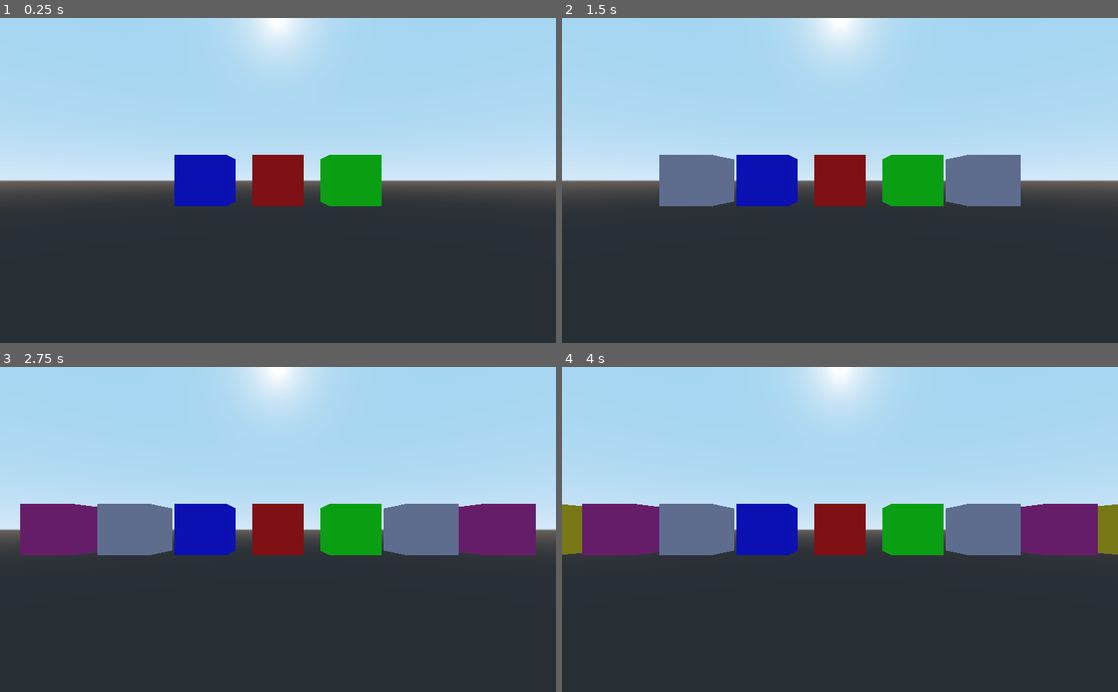
Above: before the commit, frames 1-4 (two rows, left to right).
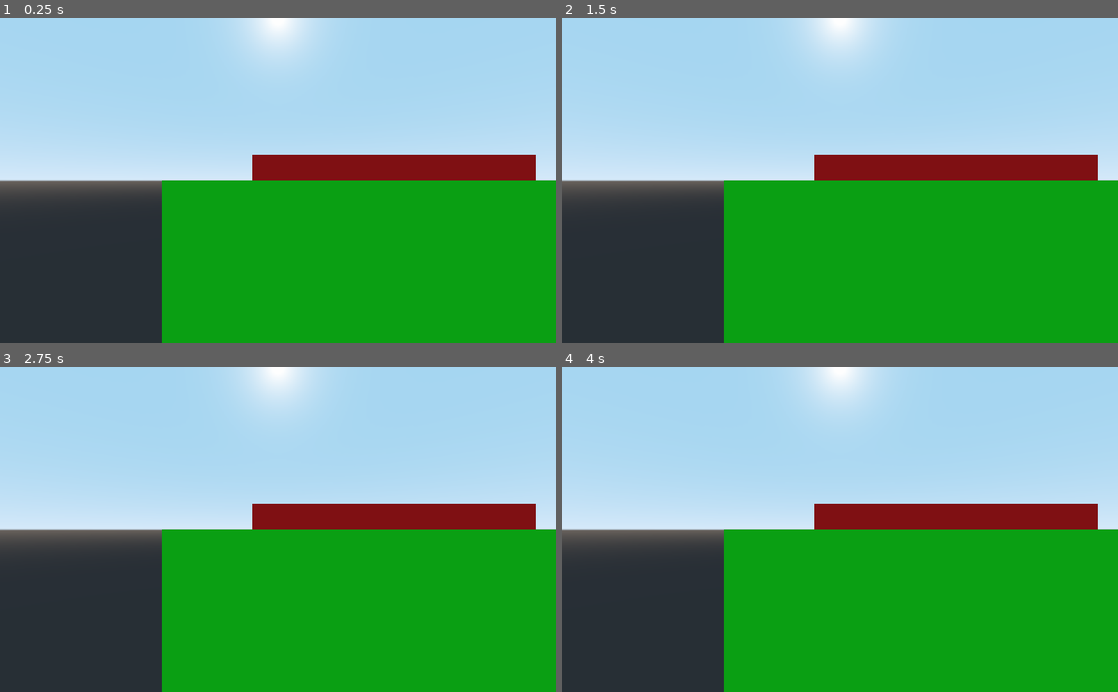
Above: after the commit, the same moments.

Repository: dktr0/NotWaitingForGodot
Game: Godot game, scene res://NotWaitingForGodot.tscn
The game is run twice, just before and just after one commit, with the same random seed, the same clock (stepped at 60 frames per second) and the same inputs.
Inputs:
- Up to frame 1 (0.25 s): no input
- Up to frame 2 (1.5 s): tap Enter at 0.5 s; tap Space at 1.25 s
- Up to frame 3 (2.75 s): no input
- Up to frame 4 (4 s): tap Enter at 2.75 s; tap Space at 3.5 s

The runs differ from the first frame. In frame 1, 39% of the frame differs, in the area x 29-100%, y 42-100%; in frame 2, 41%; in frame 3, 43%; in frame 4, 44%, in the area x 0-100%, y 42-100%.

Commit message:
experiments with grid-filling functions

Diff:
--- a/World.gd
+++ b/World.gd
@@ -6,23 +6,25 @@
 var k = 0; #y-position
 
 func _ready():
-	makeACube(0,0,-10);
-	makeACube(3,0,-10,0,1,0);
-	makeACube(-3,0,-10,0,0,1);
+	#makeACube(0,0,-10);
+	#makeACube(3,0,-10,0,1,0);
+	#makeACube(-3,0,-10,0,0,1);
 	#makeACube(3.5,1,-9,1,6,1);
+	cubeMesh(0,-1,-5,3,3);
+	cubeRow("++ + +++++",0,0,-10);
 
 
 
 func _physics_process(_delta):
-	frame = frame + 1;
-	if frame%60 == 0:
-		#moved in scope to be used in _physics_process
-		var random_number_A = rng.randf_range(0.0, 1.0)
-		var random_number_B = rng.randf_range(0.0, 1.0)
-		var random_number_C = rng.randf_range(0.0, 1.0)
-		makeACube(6+3*j,0,-10,random_number_A,random_number_B, random_number_C);
-		makeACube(-(6+3*j),0,-10,random_number_A,random_number_B,random_number_C);
-		j = j+1;
+	pass
+	#frame = frame + 1;
+	#if frame%60 == 0:
+#		var random_number_A = rng.randf_range(0.0, 1.0)
+#		var random_number_B = rng.randf_range(0.0, 1.0)
+#		var random_number_C = rng.randf_range(0.0, 1.0)
+#		makeACube(6+3*j,0,-10,random_number_A,random_number_B, random_number_C);
+#		makeACube(-(6+3*j),0,-10,random_number_A,random_number_B,random_number_C);
+#		j = j+1;
 
 
 
@@ -35,3 +37,24 @@
 	m.mesh = cm;
 	m.translation = Vector3(x,y,z);
 	add_child(m);
+
+func cubeRow(spec="",x=0,y=0,z=0,xInc=1,zInc=0):
+	var head = spec.substr(0,1);
+	var tail = spec.substr(1,-1);
+	while head.length() > 0:
+		if head != " ":
+			print("putting a cube at " + str(x) + " " + str(y) + " " + str(z));
+			makeACube(x,y,z);
+		x = x + xInc;
+		z = z + zInc;
+		head = tail.substr(0,1);
+		tail = tail.substr(1,-1);
+
+func cubeMesh(x=0,y=0,z=0,xN=10,zN=10):
+	print("cubemesh")
+	for n1 in xN:
+		for n2 in zN:
+			var calcX = x + n1;
+			var calcZ = z + n2;
+			print("putting a cubemesh at " + str(calcX) + " " + str(y) + " " + str(calcZ));
+			makeACube(calcX,y,calcZ,0,1,0);
